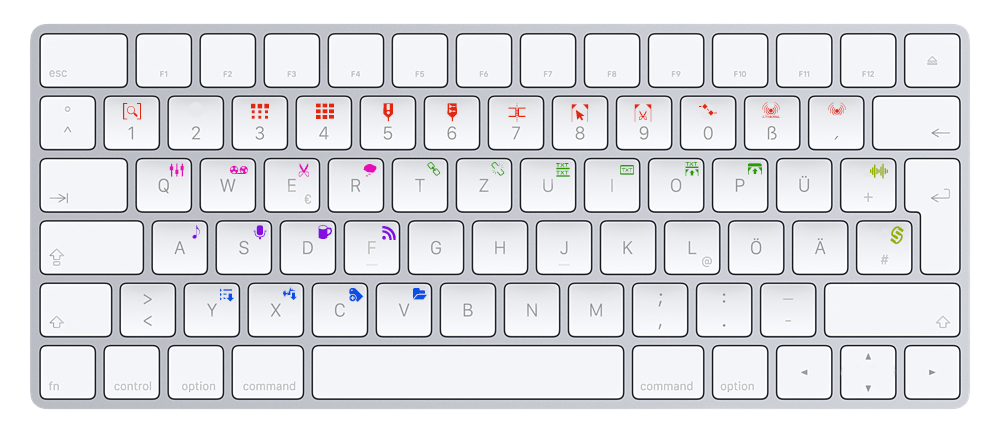
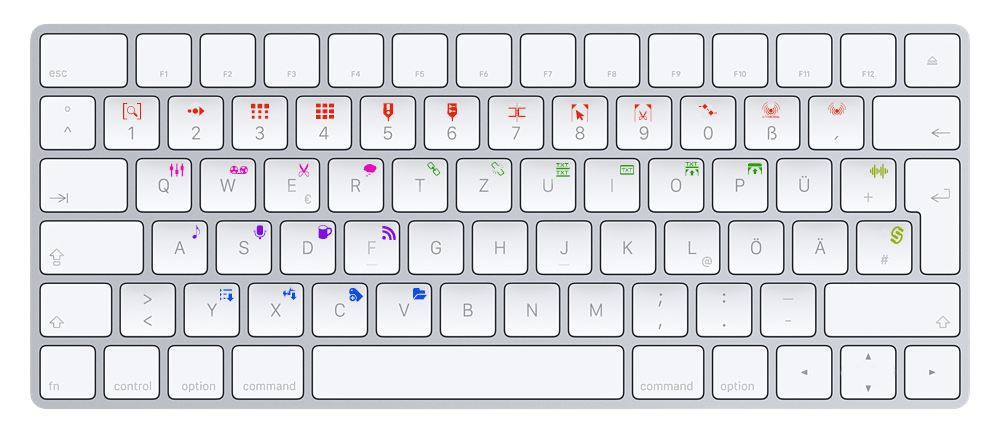
Two versions of the same layered image (1000 × 436). Layer-by-layer changes:
added layer "2" in group "top" over [187, 106, 205, 116]
